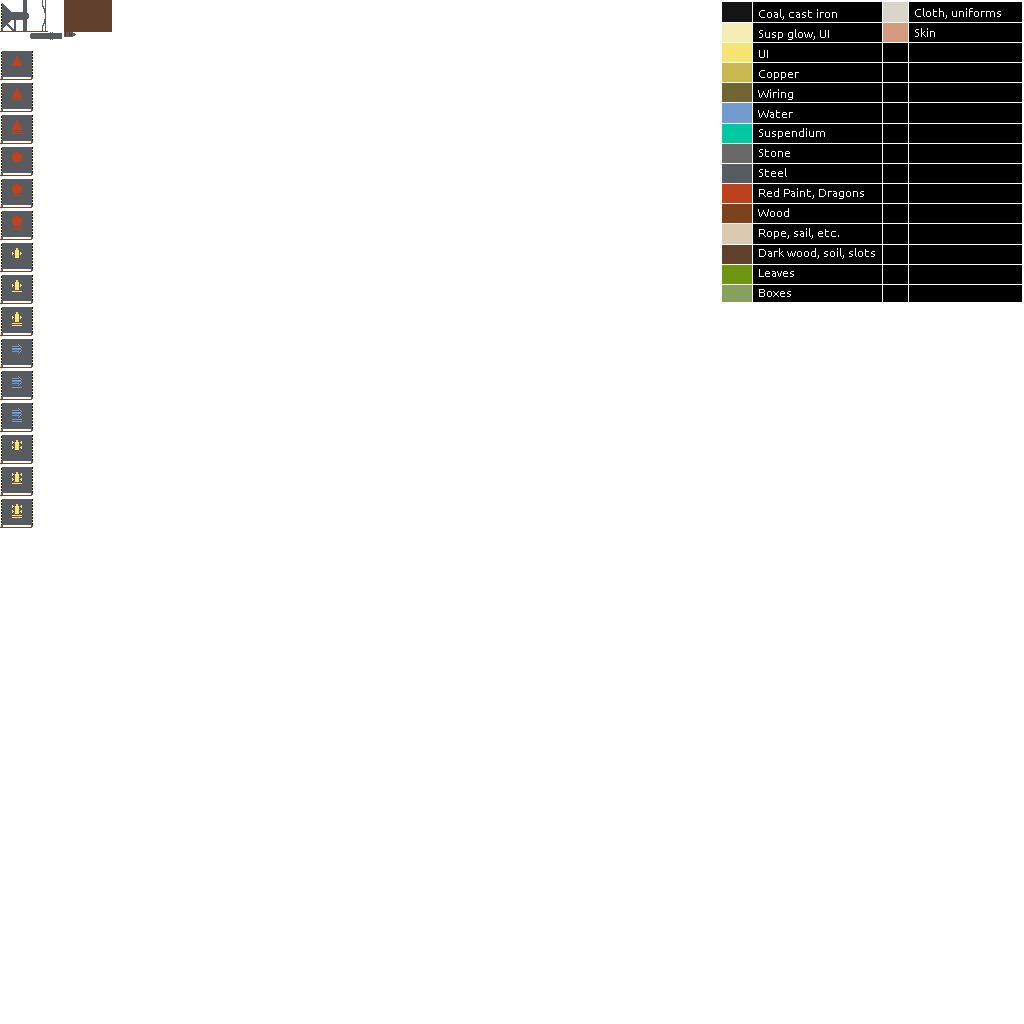
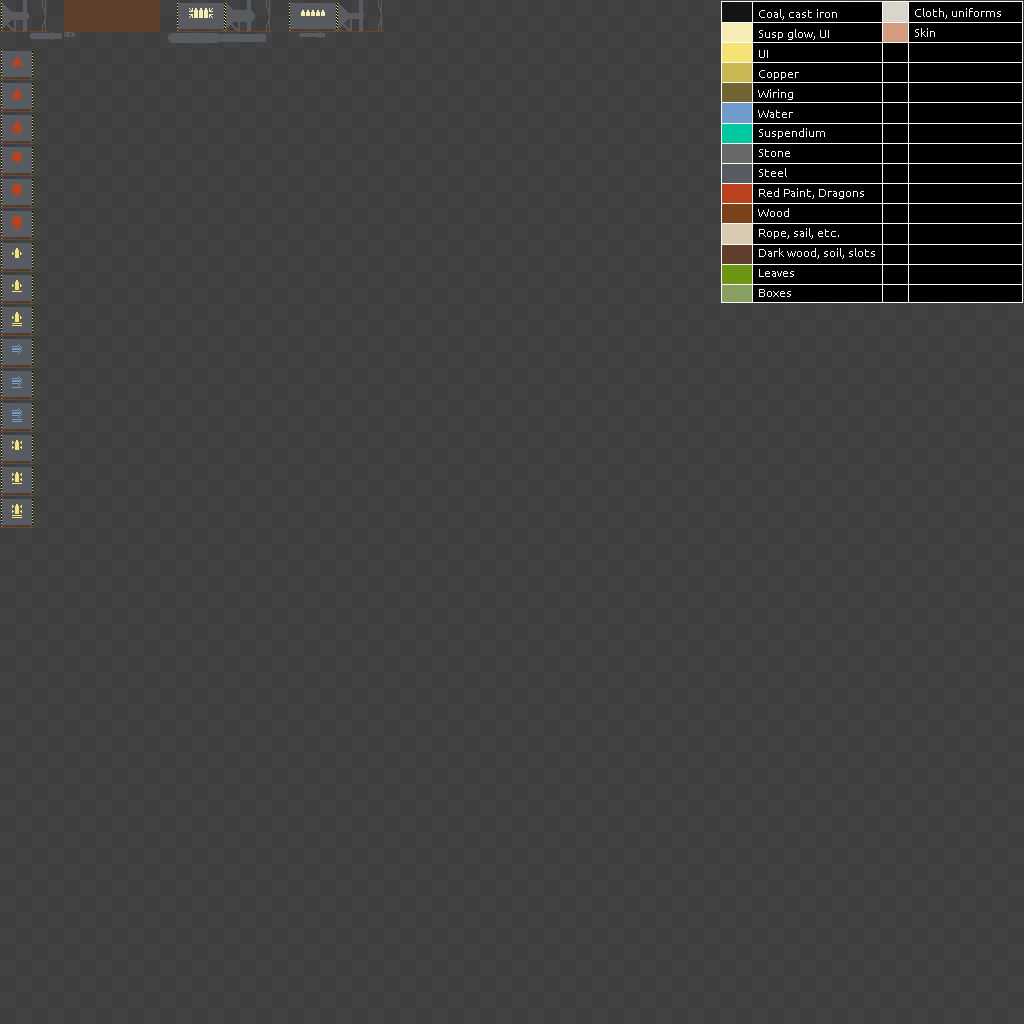
Two versions of the same layered image (w=1024, h=1024). Layer-by-layer changes:
painted on "my_spritesheet" over [112, 0, 384, 44]
showed "16x16 grid" over [0, 0, 1024, 1024]
